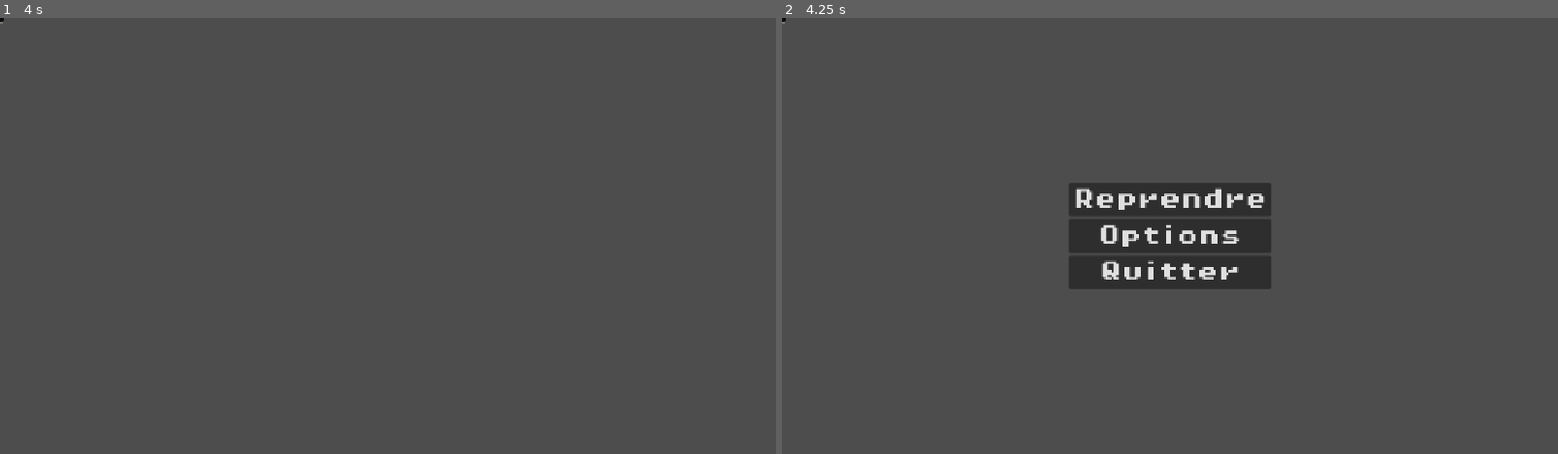
Above: before the commit, frames 1-2 (left to right).
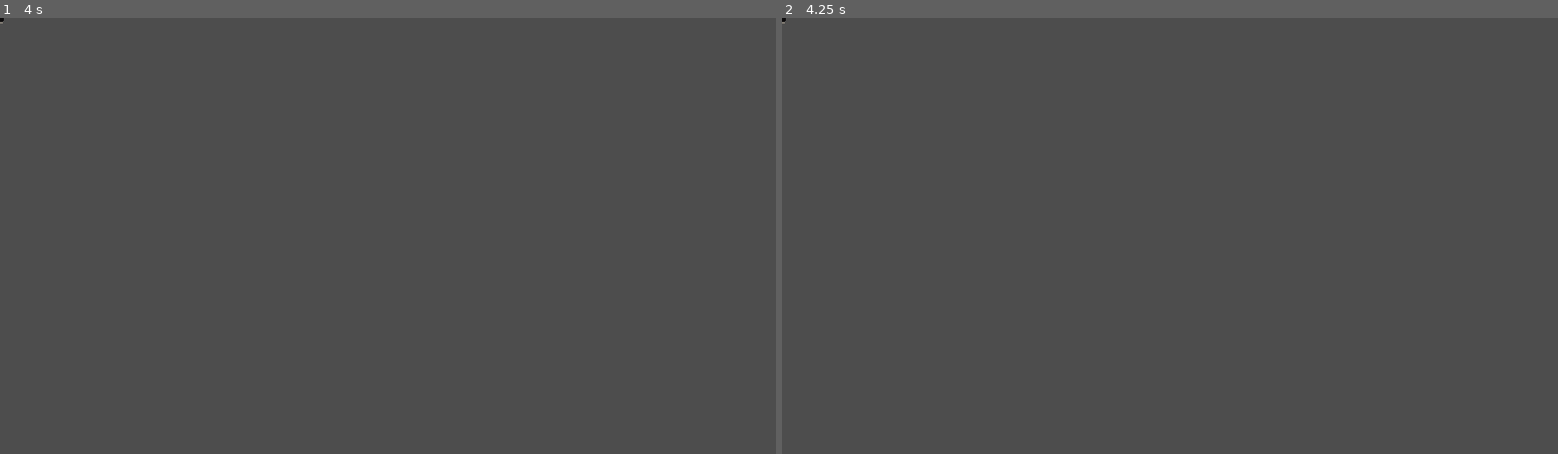
Above: after the commit, the same moments.

Repository: LoicB21337/Jeu-Sae5
Game: Godot game, scene res://Scenes/player.tscn
Two runs of this game, one before a commit and one after it. Both use one fixed random seed, a clock stepped at 60 frames per second and the inputs below. This scene is started directly instead of the project's main scene.
Inputs:
- Up to frame 1 (4 s): tap Enter at 0.5, 2, 3.5 s; hold Right (right) 0.53-2.03 s; tap Space (jump) at 0.6, 0.77, 1.07, 1.25, 1.52, 1.55, 1.82, 2.1, 2.75, 3.02, 3.05, 3.32, 3.6, 3.77 s; tap E (interact) at 1.35, 2.85 s; hold Left (left) 2.03-2.78 s; hold Right (right) from 2.78 s (still down)
- Up to frame 2 (4.25 s): keep holding Right (right); tap Space (jump) at 4.07 s; tap Escape (pause) at 4.15 s

Frame 1 is identical in both runs. In frame 2, 5.5% of the frame differs, in the area x 37-63%, y 38-62%.

Commit message:
Ajout du code de la salle dans le menu pause

Diff:
--- a/jeu-sae-5/Scenes/pause_menu.tscn
+++ b/jeu-sae-5/Scenes/pause_menu.tscn
@@ -4,7 +4,6 @@
 [ext_resource type="Script" uid="uid://dh0ivq5vo0sg8" path="res://Scripts/pause_menu.gd" id="1_k0w1u"]
 
 [node name="pause_menu" type="CanvasLayer" unique_id=1423999173]
-process_mode = 3
 script = ExtResource("1_k0w1u")
 
 [node name="CenterContainer" type="CenterContainer" parent="." unique_id=2038847844]
@@ -17,6 +16,9 @@
 grow_vertical = 2
 
 [node name="VBoxContainer" type="VBoxContainer" parent="CenterContainer" unique_id=342973208]
+layout_mode = 2
+
+[node name="code" type="Label" parent="CenterContainer/VBoxContainer" unique_id=708116912]
 layout_mode = 2
 
 [node name="resume" type="Button" parent="CenterContainer/VBoxContainer" unique_id=2035327793]
--- a/jeu-sae-5/Scripts/main_menu.gd
+++ b/jeu-sae-5/Scripts/main_menu.gd
@@ -41,7 +41,7 @@
 			reason = str(data["error"])
 		_fail("Impossible de rejoindre : %s" % reason)
 		return
-
+	Session.room_code = data["code"]
 	status.text = "Salle %s : connexion au serveur de jeu…" % data["code"]
 	_connect_enet(str(data["host"]), int(data["port"]))
 
--- a/jeu-sae-5/Scripts/pause_menu.gd
+++ b/jeu-sae-5/Scripts/pause_menu.gd
@@ -1,8 +1,11 @@
 extends CanvasLayer
 
+@onready var code: Label = $CenterContainer/VBoxContainer/code
+
+func _ready() -> void:
+	code.text = Session.room_code
 
 func _on_resume_pressed() -> void:
-	get_tree().paused = false
 	visible = false
 
 
@@ -12,11 +15,3 @@
 
 func _on_quit_pressed() -> void:
 	get_tree().quit()
-
-func _process(_delta: float) -> void:
-	if Input.is_action_just_pressed("pause") and get_tree().paused == true:
-		get_tree().paused = false
-		hide()
-	elif Input.is_action_just_pressed("pause") and get_tree().paused == false:
-		get_tree().paused = true
-		show()
--- a/jeu-sae-5/Scripts/player.gd
+++ b/jeu-sae-5/Scripts/player.gd
@@ -4,12 +4,11 @@
 
 @export var SPEED = 300.0
 @export var JUMP_VELOCITY = -300.0
-
-# Variables envoyées aux autres joueurs (à ajouter dans le panneau Replication)
 @export var sync_position := Vector2.ZERO
 
 const PUSH_FORCE = 20
 const MIN_PUSH_FORCE = 15
+var paused := false
 
 signal interact(player: CharacterBody2D)
 
@@ -32,7 +31,6 @@
 
 
 func _process(delta: float) -> void:
-	# Joueur distant : on glisse vers la position reçue au lieu de se téléporter
 	if is_multiplayer_authority():
 		return
 	position = position.lerp(sync_position, 1.0 - exp(-delta * 20.0))
@@ -46,15 +44,16 @@
 	if not is_on_floor():
 		velocity += get_gravity() * delta
 
+
 	# Handle jump.
-	if Input.is_action_just_pressed("jump") and is_on_floor():
+	if Input.is_action_just_pressed("jump") and is_on_floor() and not paused:
 		velocity.y = JUMP_VELOCITY
 
 	# Get the input direction and handle the movement/deceleration.
 	# As good practice, you should replace UI actions with custom gameplay actions.
 
 	var direction := Input.get_axis("left", "right")
-	if direction:
+	if direction and not paused:
 		if direction < 0:
 			sprite.flip_h = true
 		else:
@@ -64,7 +63,7 @@
 		velocity.x = move_toward(velocity.x, 0, SPEED)
 	move_and_slide()
 
-	# Ce qu'on envoie aux autres joueurs
+
 	sync_position = position
 
 	for i in get_slide_collision_count():
@@ -83,3 +82,6 @@
 		return
 	if event.is_action_pressed("interact"):
 		interact.emit(self)
+	if event.is_action_pressed("pause"):
+		paused = not paused
+		pause_menu.visible = not pause_menu.visible
--- /dev/null
+++ b/jeu-sae-5/Scripts/session.gd
@@ -0,0 +1,3 @@
+extends Node
+
+var room_code: String
--- a/jeu-sae-5/project.godot
+++ b/jeu-sae-5/project.godot
@@ -14,6 +14,10 @@
 run/main_scene="uid://dbtbf4hurm4jc"
 config/features=PackedStringArray("4.7", "Forward Plus")
 config/icon="res://icon.svg"
+
+[autoload]
+
+Session="*uid://b0fcb2i72r7yn"
 
 [display]
 
Not shown, added: jeu-sae-5/Scripts/session.gd.uid
